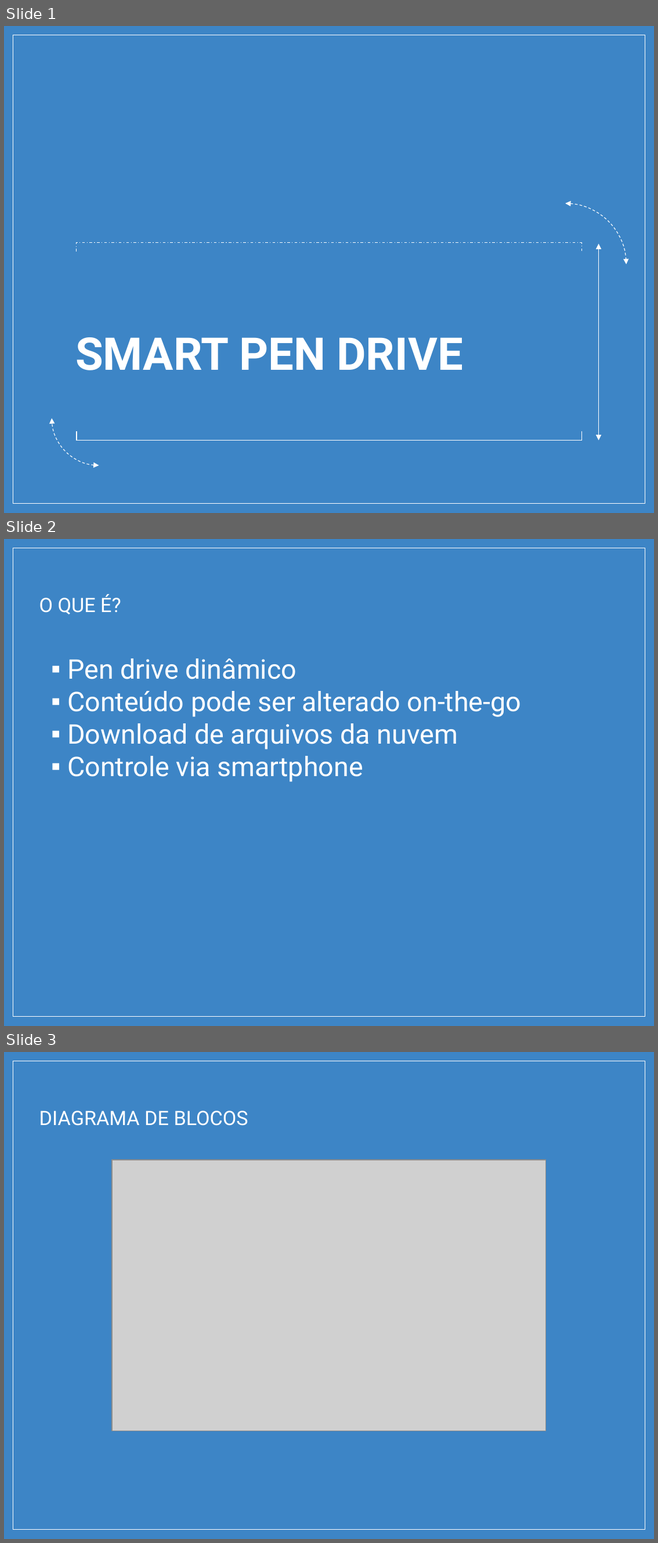
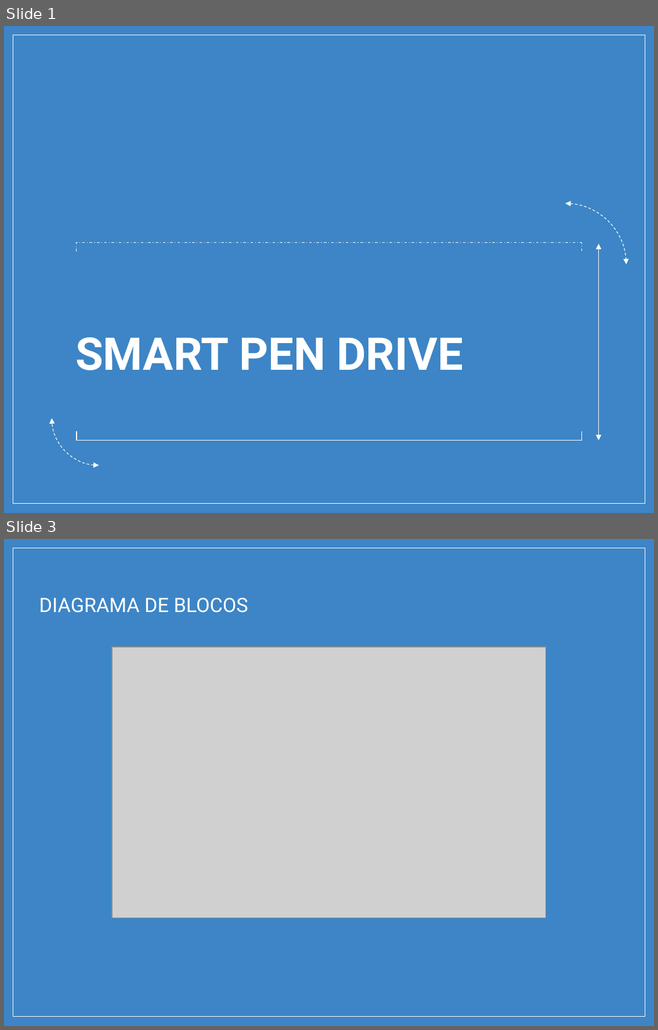
Before and after one commit to rmolines/CompEmbarcada, a slide deck: Apresentação Smart Pen Drive.pptx. Shown one above the other, each under a label of ours: slides 1, 2 and 3 before the commit, slides 1 and 3 after it; the slides between them are not shown. The pictures are 658x1543 and 658x1030 pixels, drawn with LibreOffice and Linux fonts; fonts in the diff are those of the drawing; grey boxes stand for pictures; background and template pictures are left out. Boxes give left, top, right and bottom in pixels: in the first picture for what was removed or moved away, otherwise in the second. Text is boxed around its words. In the diff, an @@ line names an element or a change of style, - is before the commit and + after.

```diff
--- a/Apresentação Smart Pen Drive.pptx
+++ b/Apresentação Smart Pen Drive.pptx
@@ slide 2 removed at bbox=[4, 539, 654, 1026], background picture (left out); not listed: 1 template element that a slide beside it also shows @@
@@ title removed at bbox=[39, 594, 121, 614] @@
-O QUE É?
@@ text removed at bbox=[67, 658, 521, 782] @@
-▪ Pen drive dinâmico
-▪ Conteúdo pode ser alterado on-the-go
-▪ Download de arquivos da nuvem
-▪ Controle via smartphone
```
Also in this commit, not shown: 4 slides added, 10 other files.
